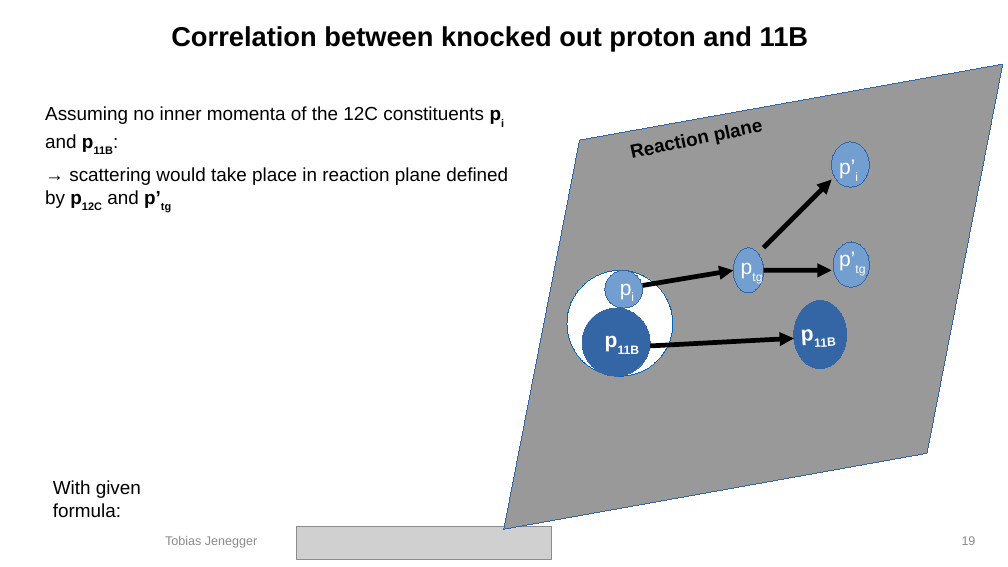
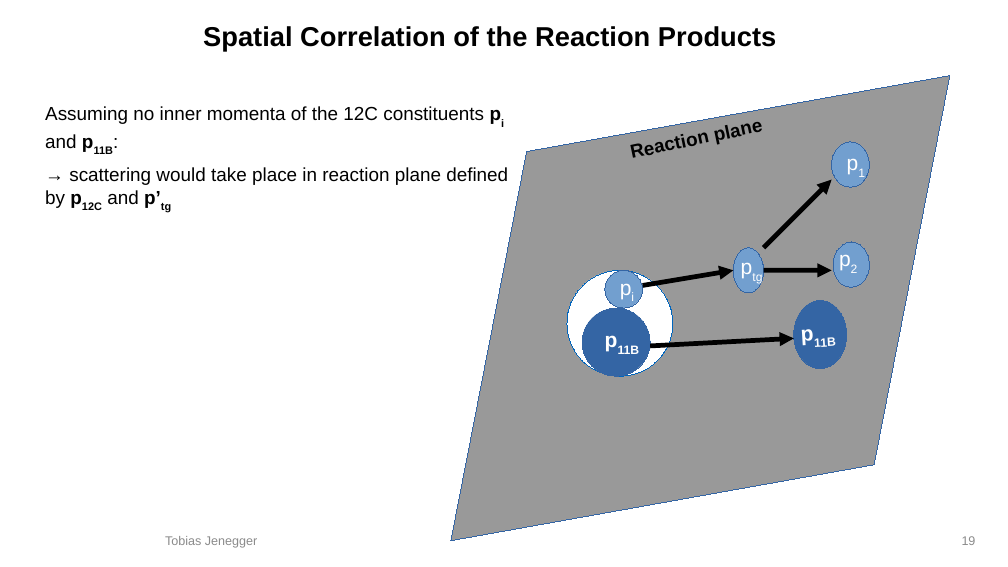
Before and after one commit to jenegger/2021_psi_pres, a slide deck: slide 19 of analysis.odp. Drawn at 1008x567 pixels with LibreOffice and Linux fonts; fonts in the diff are those of the drawing; grey boxes stand for pictures; background and template pictures are left out. Boxes give left, top, right and bottom in pixels: in the first picture for what was removed or moved away, otherwise in the second. Text is boxed around its words. In the diff, an @@ line names an element or a change of style, - is before the commit and + after.

```diff
--- a/analysis.odp
+++ b/analysis.odp
@@ title at bbox=[203, 26, 776, 51]: text changed @@
-Correlation between knocked out proton and 11B
+Spatial Correlation of the Reaction Products
@@ parallelogram: place and size @@
-parallelogram at bbox=[438, 64, 1008, 530]
+parallelogram at bbox=[385, 75, 1008, 541]
@@ text at bbox=[839, 159, 858, 181]: text changed @@
-p’i
+p1
@@ text at bbox=[839, 251, 865, 276]: text changed @@
-p’tg
+p2
@@ text removed at bbox=[53, 480, 141, 518] @@
-With given formula:
@@ picture removed at bbox=[296, 526, 552, 560] @@
```
Also in this commit, not shown: 7 other slides changed, 15 slides added, 5 slides removed, 7 other files.
